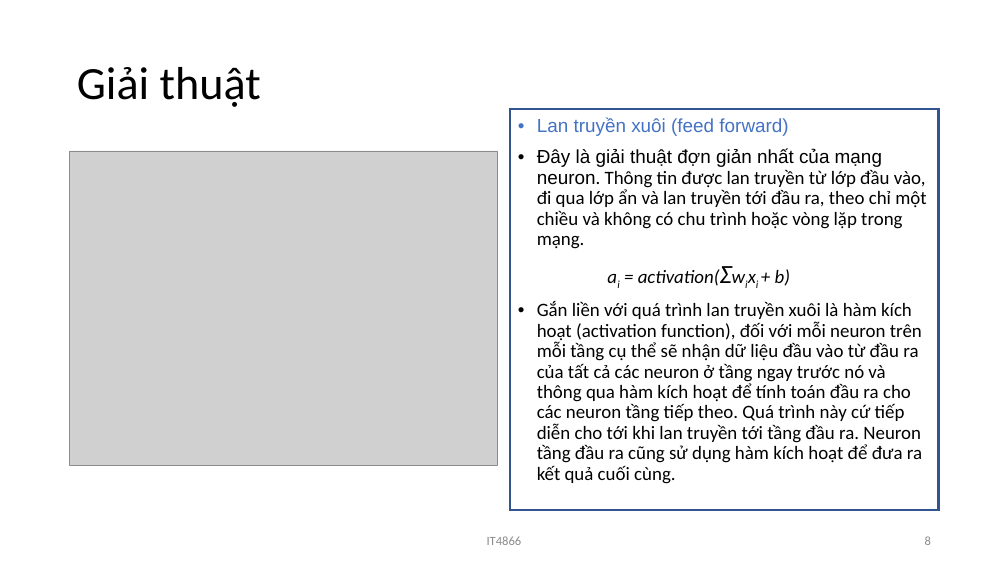
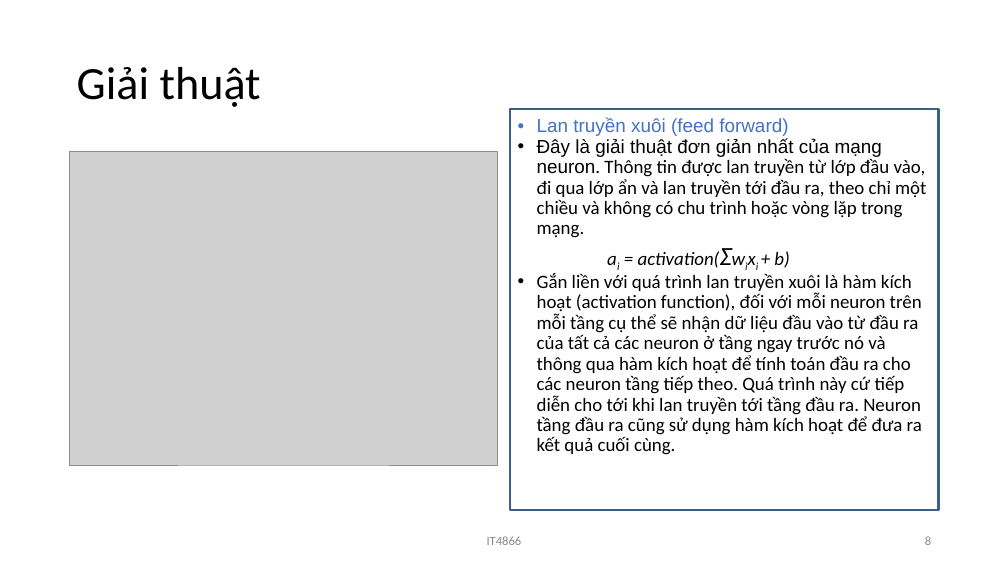
Before and after one commit to LuatVu/Hand-written-digits, a slide deck: slide 8 of Báo cáo/Slice báo cáo bài tập lớn.pptx. Drawn at 1008x567 pixels with LibreOffice and Linux fonts; fonts in the diff are those of the drawing; grey boxes stand for pictures; background and template pictures are left out. Boxes give left, top, right and bottom in pixels: in the first picture for what was removed or moved away, otherwise in the second. Text is boxed around its words. In the diff, an @@ line names an element or a change of style, - is before the commit and + after.

```diff
--- a/Báo cáo/Slice báo cáo bài tập lớn.pptx
+++ b/Báo cáo/Slice báo cáo bài tập lớn.pptx
@@ rectangle at box(510, 109, 939, 510): outline #325491 2.25 pt to #3A5F8C 2.24 pt @@
@@ text at box(537, 118, 922, 455): less space between paragraphs; line spacing 0.9 to 1 @@
@@ text at box(537, 138, 926, 238): text changed @@
-• Đây là giải thuật đợn giản nhất của mạng neuron. Thông tin được lan truyền từ lớp đầu vào, đi qua lớp ẩn và lan truyền tới đầu ra, theo chỉ một chiều và không có chu trình hoặc vòng lặp trong mạng.
+• Đây là giải thuật đơn giản nhất của mạng neuron. Thông tin được lan truyền từ lớp đầu vào, đi qua lớp ẩn và lan truyền tới đầu ra, theo chỉ một chiều và không có chu trình hoặc vòng lặp trong mạng.
```
Also in this commit, not shown: 30 other slides changed, 1 other file.
